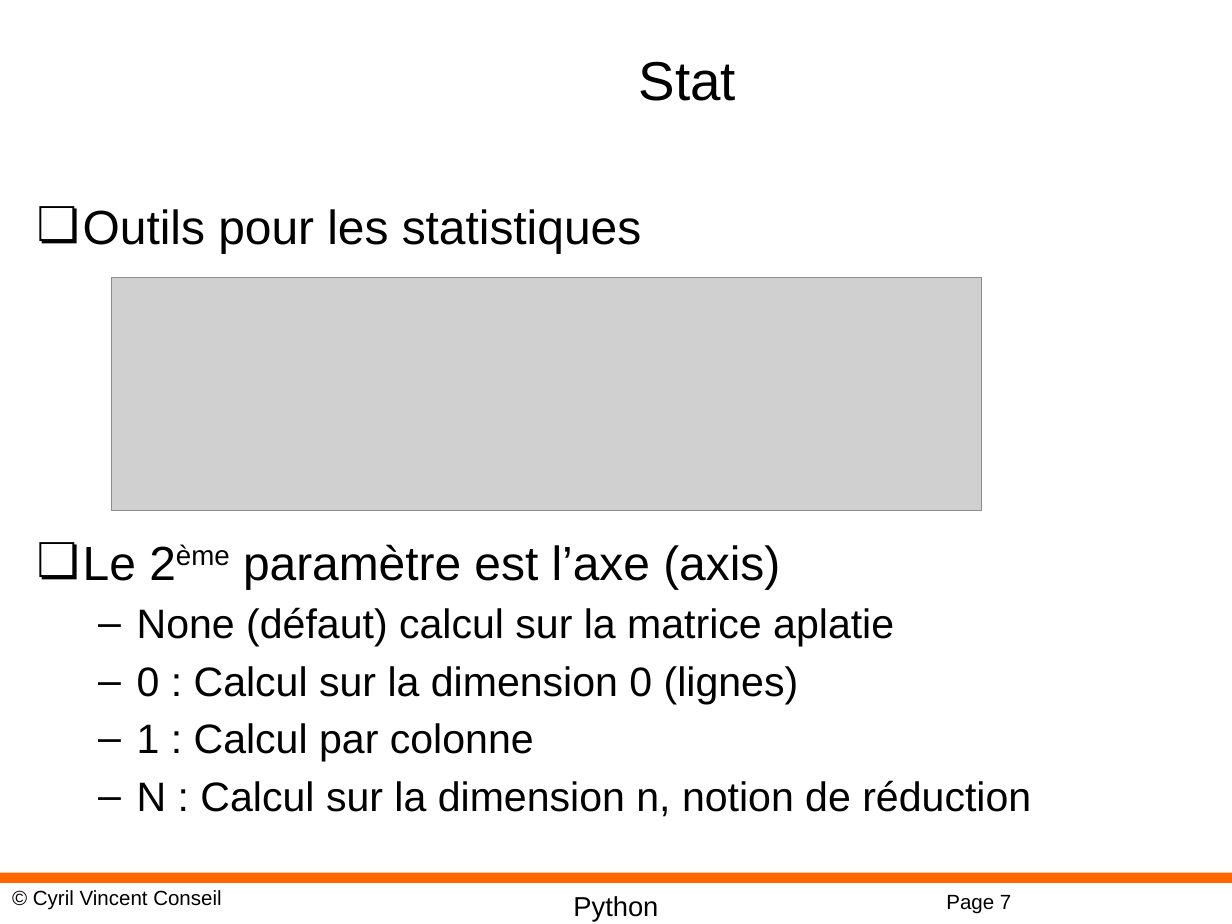
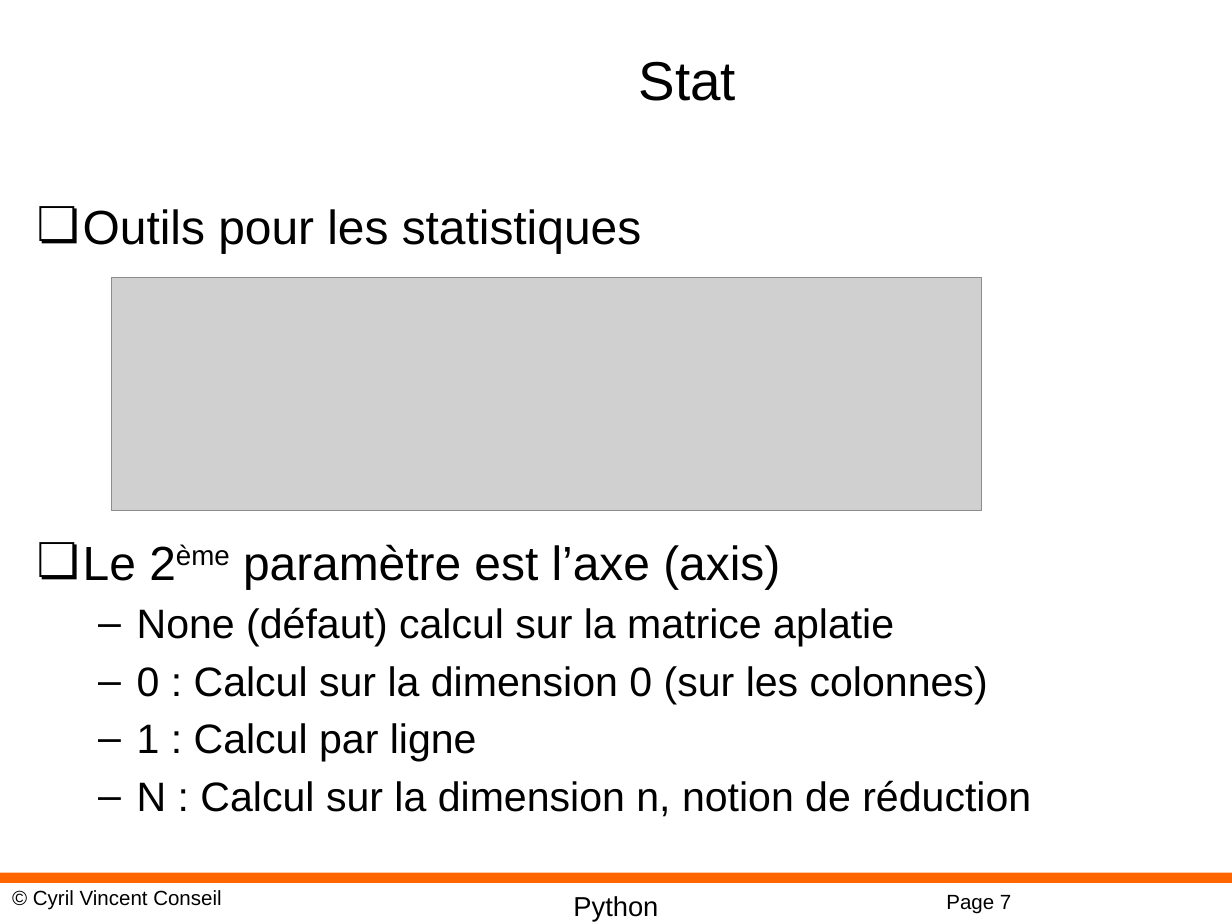
Before and after one commit to cyrilvincent/datascience, a slide deck: slide 7 of ppt/PythonMath09-Stats.pptx. Drawn at 1232x924 pixels with LibreOffice and Linux fonts; fonts in the diff are those of the drawing; grey boxes stand for pictures; background and template pictures are left out. Boxes give left, top, right and bottom in pixels: in the first picture for what was removed or moved away, otherwise in the second. Text is boxed around its words. In the diff, an @@ line names an element or a change of style, - is before the commit and + after.

```diff
--- a/ppt/PythonMath09-Stats.pptx
+++ b/ppt/PythonMath09-Stats.pptx
@@ text at bbox=[137, 666, 988, 762]: text changed @@
-  – 0 : Calcul sur la dimension 0 (lignes)
-  – 1 : Calcul par colonne
+  – 0 : Calcul sur la dimension 0 (sur les colonnes)
+  – 1 : Calcul par ligne
```
Also in this commit, not shown: 2 other files.
